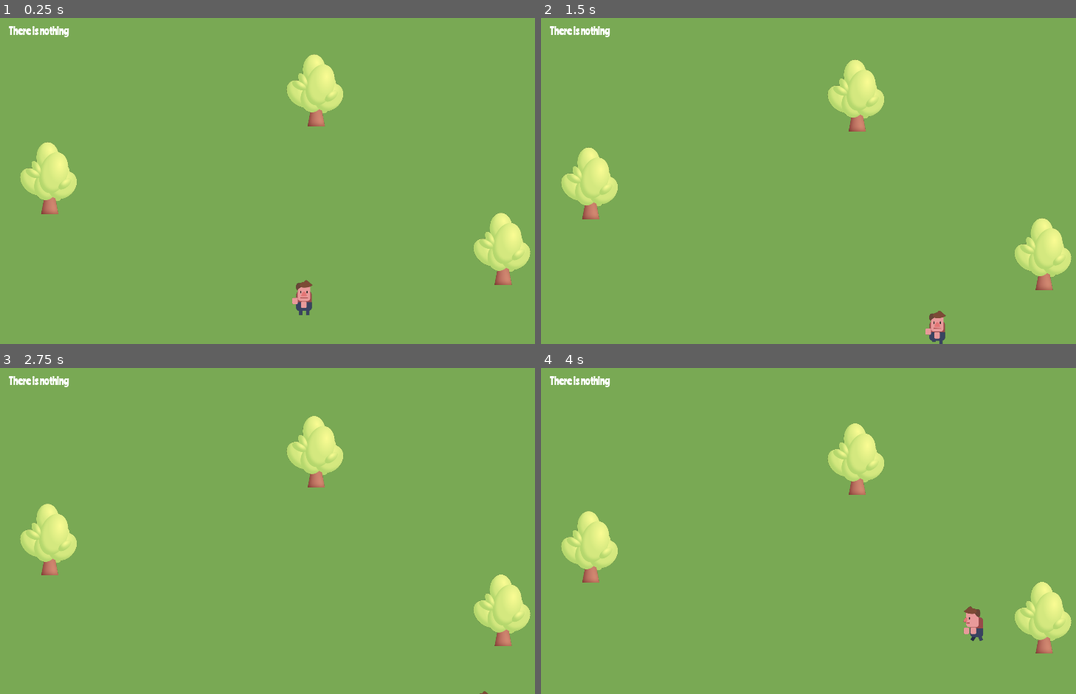
Above: before the commit, frames 1-4 (two rows, left to right).
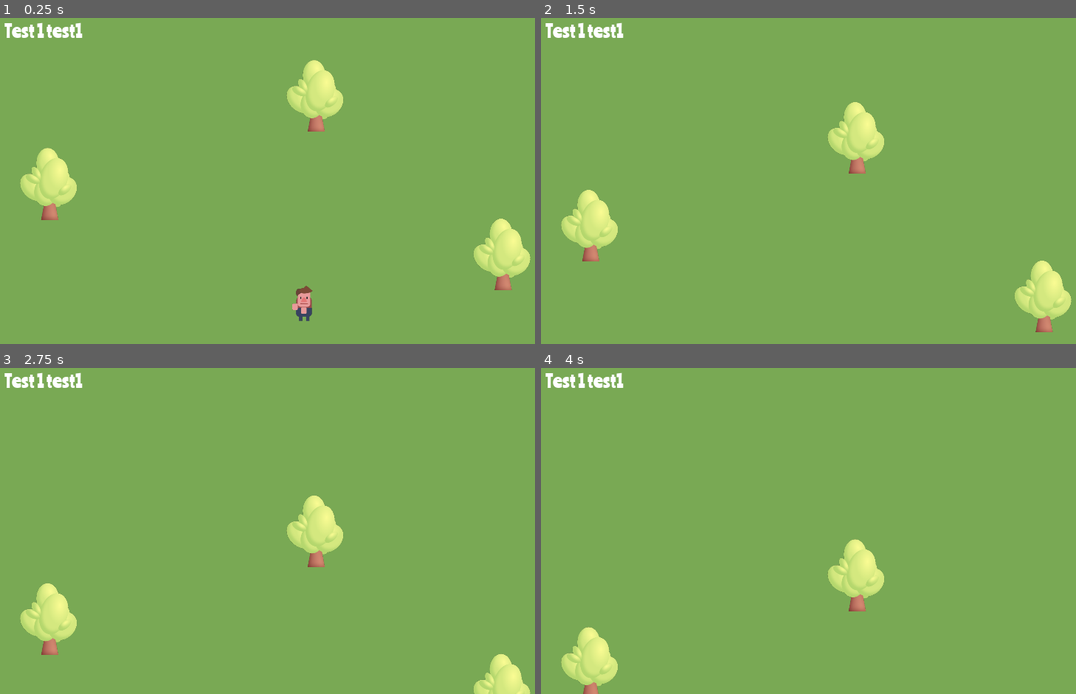
Above: after the commit, the same moments.

Repository: Nodragem/wild-jam-31
Game: Godot game, scene res://scenes/Level.tscn
Same seed, same stepped clock (60 frames per second), same inputs: the game is played once before the commit and once after it.
Inputs:
- Up to frame 1 (0.25 s): no input
- Up to frame 2 (1.5 s): hold Right (ui_right) 0.53-1.28 s; hold Down (ui_down) from 1.28 s (still down)
- Up to frame 3 (2.75 s): release Down (ui_down) at 2.03 s; hold Right (ui_right) from 2.03 s (still down)
- Up to frame 4 (4 s): release Right (ui_right) at 2.78 s; hold Up (ui_up) 2.78-3.53 s; hold Left (ui_left) from 3.53 s (still down)

The runs differ from the first frame. In frame 1, 2.6% of the frame differs, in the area x 0-100%, y 1-93%; in frame 2, 7.8%; in frame 3, 8.0%, in the area x 0-100%, y 1-100%; in frame 4, 7.4%.

Commit message:
adding camera movement and debugger

Diff:
--- /dev/null
+++ b/art/font/ranchers.tres
@@ -0,0 +1,7 @@
+[gd_resource type="DynamicFont" load_steps=2 format=2]
+
+[ext_resource path="res://art/font/Ranchers-Regular.ttf" type="DynamicFontData" id=1]
+
+[resource]
+size = 60
+font_data = ExtResource( 1 )
--- a/project.godot
+++ b/project.godot
@@ -17,7 +17,10 @@
 
 config/name="Wild-jam- 31"
 run/main_scene="res://scenes/Level.tscn"
-config/icon="res://icon.png"
+
+[autoload]
+
+DebugStats="*res://scenes/DebugStats.tscn"
 
 [display]
 
--- /dev/null
+++ b/scenes/DebugStats.tscn
@@ -0,0 +1,24 @@
+[gd_scene load_steps=3 format=2]
+
+[ext_resource path="res://scripts/DebugStats.gd" type="Script" id=1]
+[ext_resource path="res://art/font/ranchers.tres" type="DynamicFont" id=2]
+
+[node name="DebugStats" type="MarginContainer"]
+margin_left = 20.0
+margin_top = 20.0
+margin_right = 40.0
+margin_bottom = 40.0
+script = ExtResource( 1 )
+__meta__ = {
+"_edit_use_anchors_": false
+}
+
+[node name="Column" type="VBoxContainer" parent="."]
+margin_right = 247.0
+margin_bottom = 76.0
+
+[node name="Label" type="Label" parent="Column"]
+margin_right = 247.0
+margin_bottom = 76.0
+custom_fonts/font = ExtResource( 2 )
+text = "Test 1 test1"
--- a/scenes/Level.tscn
+++ b/scenes/Level.tscn
@@ -1,10 +1,10 @@
-[gd_scene load_steps=9 format=2]
+[gd_scene load_steps=8 format=2]
 
 [ext_resource path="res://art/tree1.png" type="Texture" id=1]
 [ext_resource path="res://art/ground.png" type="Texture" id=2]
 [ext_resource path="res://scenes/Player.tscn" type="PackedScene" id=3]
 [ext_resource path="res://scenes/Camera.tscn" type="PackedScene" id=4]
-[ext_resource path="res://art/font/Ranchers-Regular.ttf" type="DynamicFontData" id=5]
+[ext_resource path="res://scenes/DebugStats.tscn" type="PackedScene" id=5]
 
 [sub_resource type="TileSet" id=1]
 0/name = "ground.png 0"
@@ -22,10 +22,6 @@
 0/shapes = [  ]
 0/z_index = 0
 
-[sub_resource type="DynamicFont" id=2]
-size = 35
-font_data = ExtResource( 5 )
-
 [sub_resource type="Animation" id=3]
 resource_name = "CameraUp"
 length = 100.0
@@ -37,7 +33,7 @@
 tracks/0/enabled = true
 tracks/0/keys = {
 "points": PoolRealArray( 960, -0.25, 0, 0.25, 0, 960, -0.25, 0, 0.25, 0 ),
-"times": PoolRealArray( 0, 85.1 )
+"times": PoolRealArray( 0, 43.1 )
 }
 tracks/1/type = "bezier"
 tracks/1/path = NodePath(".:position:y")
@@ -46,8 +42,8 @@
 tracks/1/imported = false
 tracks/1/enabled = true
 tracks/1/keys = {
-"points": PoolRealArray( 540, -0.25, 0, 33.2582, -390.198, -4452.36, -0.25, 0, 0.25, 0 ),
-"times": PoolRealArray( 0, 85.1 )
+"points": PoolRealArray( 540, -0.25, 0, 0.372294, 20.866, -4452.36, -0.25, 0, 0.25, 0 ),
+"times": PoolRealArray( 0, 43.1 )
 }
 
 [node name="Level" type="Node"]
@@ -89,19 +85,14 @@
 position = Vector2( 960, 540 )
 script = null
 
-[node name="Label" type="Label" parent="Camera"]
-margin_left = -926.0
-margin_top = -501.0
-margin_right = -530.0
-margin_bottom = -427.0
-custom_fonts/font = SubResource( 2 )
-text = "There is nothing"
-__meta__ = {
-"_edit_use_anchors_": false
-}
-
 [node name="AnimationPlayer" type="AnimationPlayer" parent="Camera"]
 autoplay = "CameraUp"
 anims/CameraUp = SubResource( 3 )
 
+[node name="CanvasLayer" type="CanvasLayer" parent="."]
+
+[node name="DebugStats" parent="CanvasLayer" instance=ExtResource( 5 )]
+margin_right = 698.0
+margin_bottom = 1056.0
+
 [editable path="Camera"]
--- a/scripts/Camera.gd
+++ b/scripts/Camera.gd
@@ -1,7 +1,6 @@
 extends Node2D
 
 onready var camera:Camera2D = $Camera2D
-onready var label:Label = $Label
 
 func _ready() -> void:
 	pass # Replace with function body.
@@ -9,4 +8,3 @@
 
 func _process(delta: float) -> void:
 	position += Vector2.UP * 300 * delta
-	label.text = str(position)
--- /dev/null
+++ b/scripts/Camera2D.gd
@@ -0,0 +1,4 @@
+extends Camera2D
+
+func _ready() -> void:
+	Globals.set("currentCamera", self)
--- /dev/null
+++ b/scripts/DebugStats.gd
@@ -0,0 +1,50 @@
+extends MarginContainer
+
+class Property:
+	var num_format = "%4.2f"
+	var object  # The object being tracked.
+	var property  # The property to display (NodePath).
+	var label_ref  # A reference to the Label.
+	var display  # Display option (rounded, etc.)
+
+	func _init(_object, _property, _label, _display):
+		object = _object
+		property = _property
+		label_ref = _label
+		display = _display
+
+	func set_label():
+		var s = object.name + "/" + property + " : "
+		var p = object.get_indexed(property)
+		match display:
+			"":
+				s += str(p)
+			"length":
+				s += num_format % p.length()
+			"round":
+				match typeof(p):
+					TYPE_INT, TYPE_REAL:
+						s += num_format % p
+					TYPE_VECTOR2, TYPE_VECTOR3:
+						s += str(p.round())
+		label_ref.text = s
+
+
+var props = []  # An array of the tracked properties.
+func _process(_delta):
+	pass
+#	if not visible:
+#		return
+	for prop in props:
+		prop.set_label()
+
+func add_property(object, property, display):
+	var label = Label.new()
+	label.set("custom_fonts/font", load("res://art/font/ranchers.tres"))
+	$Column.add_child(label)
+	props.append(Property.new(object, property, label, display))
+
+func remove_property(object, property):
+	for prop in props:
+		if prop.object == object and prop.property == property:
+			props.erase(prop)
--- a/scripts/Player.gd
+++ b/scripts/Player.gd
@@ -3,10 +3,13 @@
 
 export var speed = 400  # How fast the player will move (pixels/sec).
 var screen_size  # Size of the game window.
+var screen_position
+onready var camera:Camera2D = get_node("../Camera/Camera2D")
 
 # Called when the node enters the scene tree for the first time.
 func _ready():
 	screen_size = get_viewport_rect().size
+	DebugStats.add_property(self, "position", "round")
 	#hide()
 
 
@@ -28,8 +31,12 @@
 		$AnimatedSprite.stop()
 
 	position += velocity * delta
-	position.x = clamp(position.x, 0, screen_size.x)
-	position.y = clamp(position.y, 0, screen_size.y)
+
+	screen_position = camera.position
+	position.x = clamp(position.x, screen_position.x,
+		screen_position.x + screen_size.x)
+	position.y = clamp(position.y, screen_position.y,
+		screen_position.y + screen_size.y)
 
 	if velocity.x != 0:
 		$AnimatedSprite.animation = "walk"
